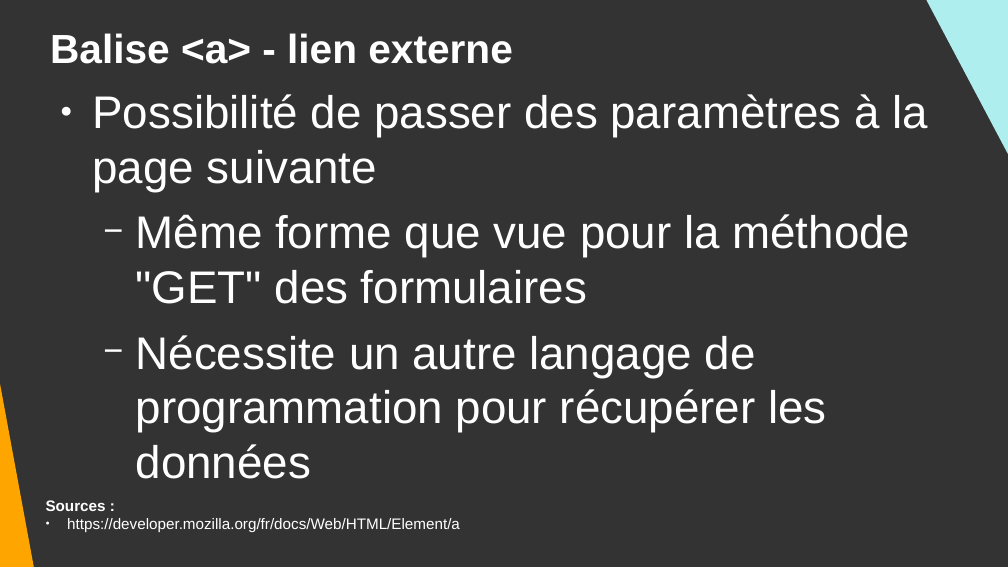
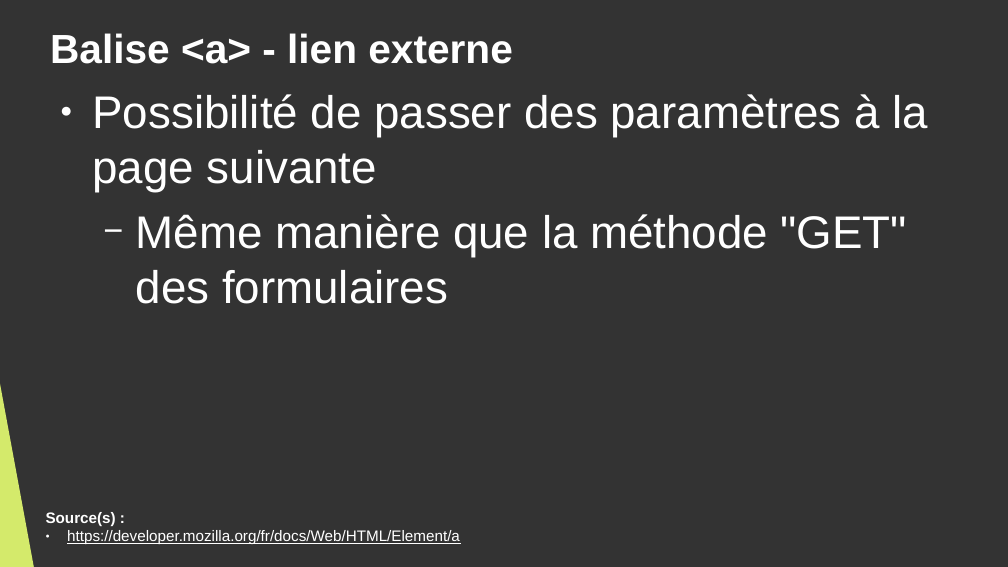
Before and after one commit to DanYellow/cours, a slide deck: slide 22 of integration-web-s1/travaux-pratiques/numero-6/presentation.odp (slide 20 before the commit). Drawn at 1008x567 pixels with LibreOffice and Linux fonts; fonts in the diff are those of the drawing. Boxes give left, top, right and bottom in pixels: in the first picture for what was removed or moved away, otherwise in the second. Text is boxed around its words. In the diff, an @@ line names an element or a change of style, - is before the commit and + after.

```diff
--- a/integration-web-s1/travaux-pratiques/numero-6/presentation.odp
+++ b/integration-web-s1/travaux-pratiques/numero-6/presentation.odp
@@ right triangle removed at <box>915,0,1008,271</box> @@
@@ right triangle at <box>0,87,37,567</box>: fill #FFA500 to #D4EA6B @@
@@ text at <box>136,214,907,304</box>: text changed @@
-  − Même forme que vue pour la méthode "GET" des formulaires
-  − Nécessite un autre langage de programmation pour récupérer les données
+  − Même manière que la méthode "GET" des formulaires
@@ text "Source(s) :": place and size @@
-text "Source(s) :" at <box>46,500,460,532</box>
+text "Source(s) :" at <box>46,512,460,544</box>
@@ text at <box>46,512,116,526</box>: text changed @@
-Sources :
+Source(s) :
@@ text at <box>67,530,460,544</box>: underline on in "https://developer.mozilla.org/fr/docs/Web/HTML/Element/a" @@
```
Also in this commit, not shown: 17 other slides changed, 4 slides added, 3 other files.
